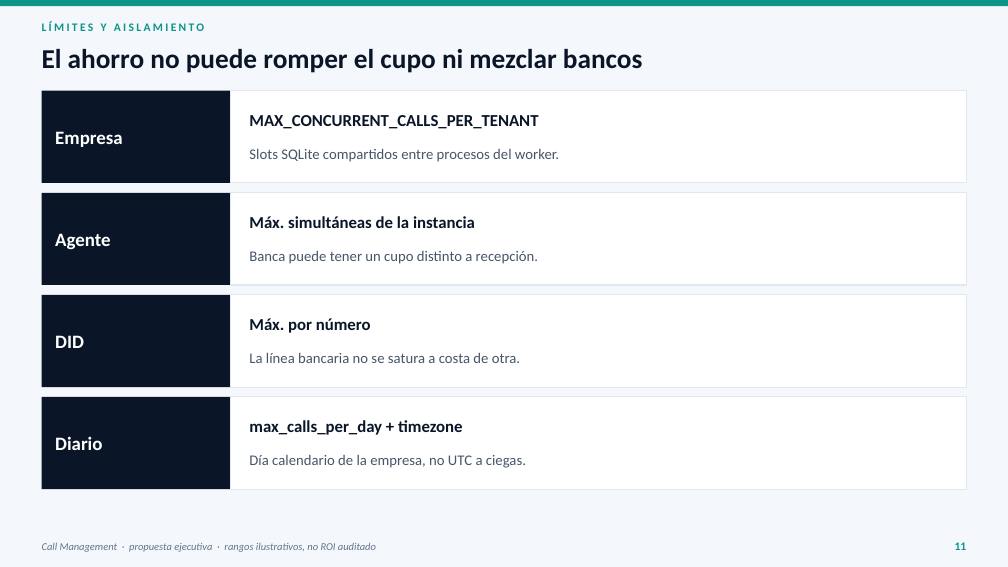
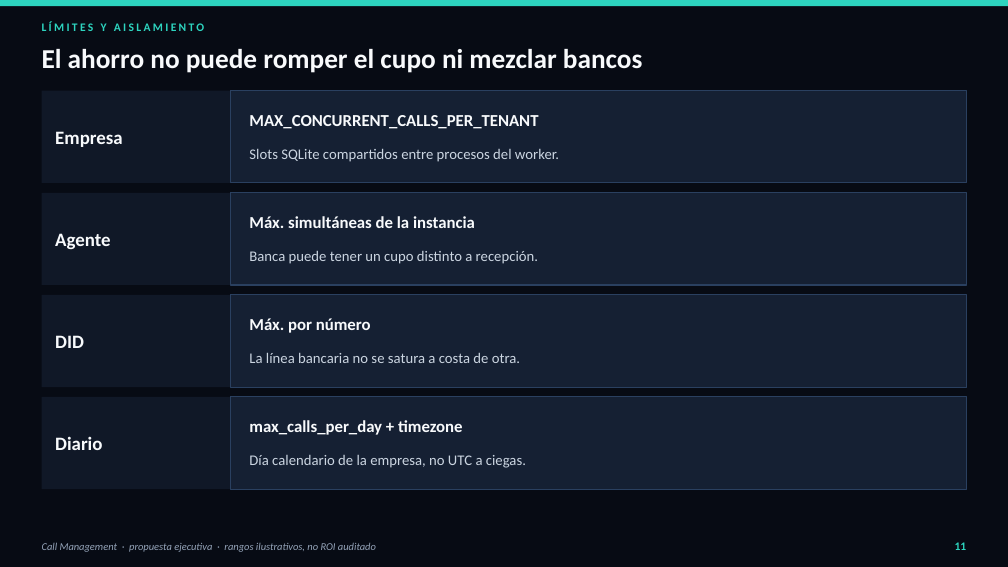
Before and after one commit to Zombie10/CallManagement, a slide deck: slide 11 of docs/Propuesta_Callcenter_Bancario.pptx. Drawn at 1008x567 pixels with LibreOffice and Linux fonts; fonts in the diff are those of the drawing. Boxes give left, top, right and bottom in pixels: in the first picture for what was removed or moved away, otherwise in the second. Text is boxed around its words. In the diff, an @@ line names an element or a change of style, - is before the commit and + after.

Commit message:
docs: dark theme and higher-contrast charts for the banking proposal
All slides use navy surfaces; doughnut and bar charts render on a dark
plot with teal/sky/amber series and light labels instead of a white box.

```diff
--- a/docs/Propuesta_Callcenter_Bancario.pptx
+++ b/docs/Propuesta_Callcenter_Bancario.pptx
@@ background #F4F7FB to #070B14 @@
@@ rectangle at bbox=[0, 0, 1008, 6]: fill #0D9488 to #2DD4BF @@
@@ text "LÍMITES Y AISLAMIENTO" at bbox=[42, 22, 204, 31]: text colour #0D9488 to #2DD4BF @@
@@ fill #0A1628 to #101827 in 4 elements at bbox=[42, 91, 231, 183], bbox=[42, 193, 231, 285], bbox=[42, 295, 231, 387], bbox=[42, 397, 231, 489] @@
@@ text colour #FFFFFF to #F8FAFC in 4 elements at bbox=[55, 131, 123, 147], bbox=[55, 233, 111, 249], bbox=[55, 335, 84, 348], bbox=[55, 436, 102, 450] @@
@@ fill #FFFFFF to #152033; outline #E2E8F0 1 pt to #2A4060 1 pt in 4 elements at bbox=[231, 91, 966, 183], bbox=[231, 193, 966, 285], bbox=[231, 295, 966, 387], bbox=[231, 397, 966, 489] @@
@@ text colour #0A1628 to #F8FAFC in 5 elements at bbox=[42, 49, 643, 73], bbox=[249, 115, 538, 129], bbox=[249, 216, 475, 228], bbox=[249, 318, 371, 333], bbox=[249, 420, 462, 435] @@
@@ text colour #475569 to #CBD5E1 in 4 elements at bbox=[249, 149, 559, 162], bbox=[249, 251, 538, 264], bbox=[249, 353, 520, 363], bbox=[249, 455, 526, 468] @@
@@ text "Call Management · propuesta ejecutiva ..." at bbox=[42, 542, 376, 552]: text colour #64748B to #94A3B8 @@
@@ text "11" at bbox=[955, 542, 967, 550]: text colour #0D9488 to #2DD4BF @@
```
Also in this commit, not shown: 11 other slides changed, 2 other files.
